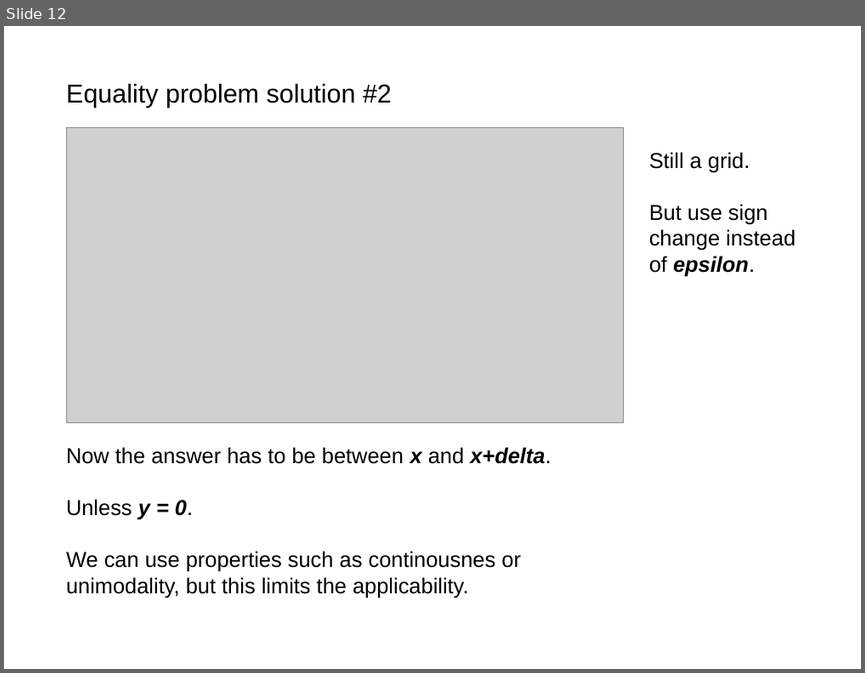
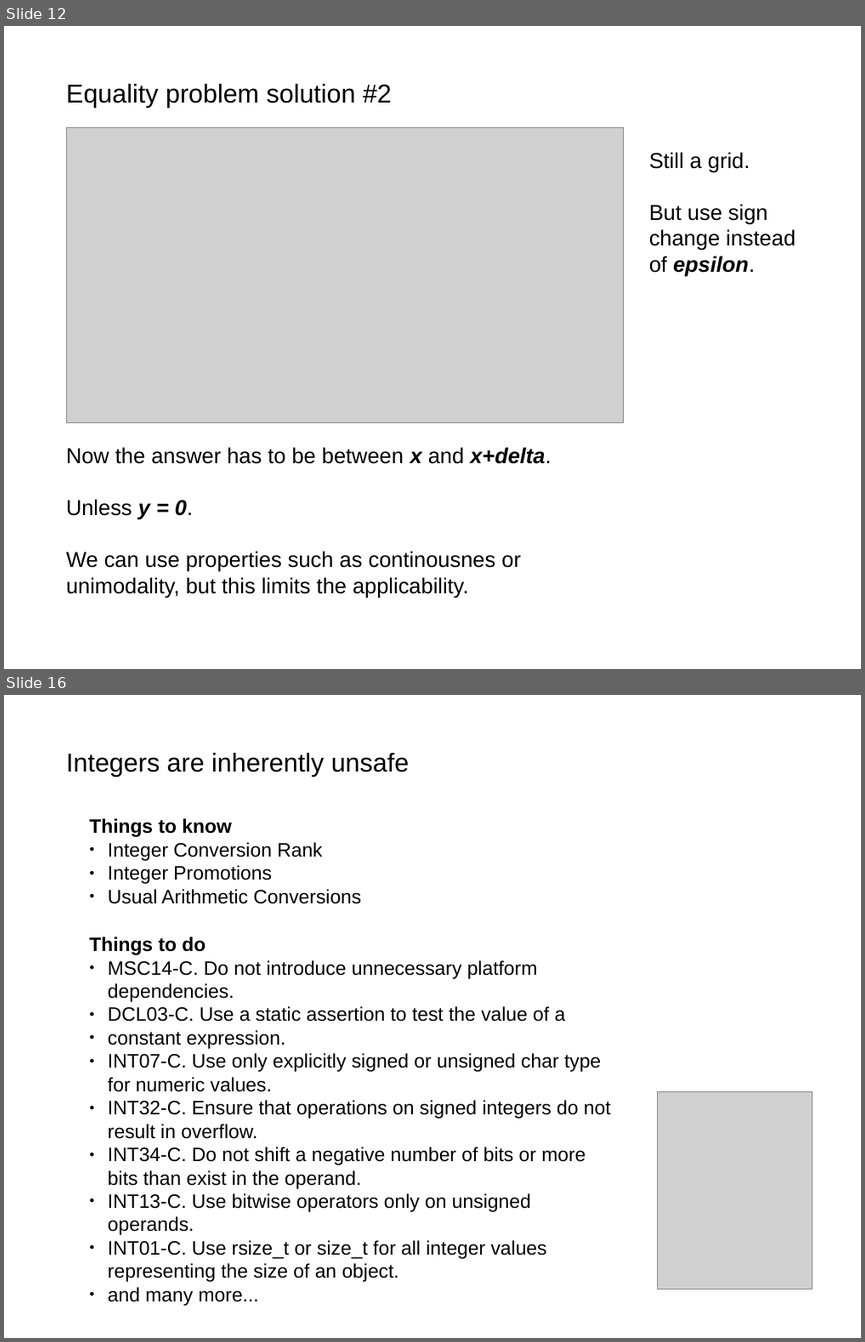
Before and after one commit to akalenuk/floating-point-experiments, a slide deck: floating.odp. Shown one above the other, each under a label of ours: slide 12 before the commit, slides 12 and 16 after it; the slides between them are not shown. The pictures are 865x673 and 865x1342 pixels, drawn with LibreOffice and Linux fonts; fonts in the diff are those of the drawing; grey boxes stand for pictures. Boxes give left, top, right and bottom in pixels: in the first picture for what was removed or moved away, otherwise in the second. Text is boxed around its words. In the diff, an @@ line names an element or a change of style, - is before the commit and + after.

```diff
--- a/floating.odp
+++ b/floating.odp
@@ slide 16 added at bbox=[4, 695, 861, 1338], background #FFFFFF @@
@@ text added at bbox=[66, 753, 409, 776], 24 pt, text #000000 @@
+Integers are inherently unsafe
@@ text added at bbox=[89, 818, 361, 904], 18 pt, text #000000 @@
+Things to know
+● Integer Conversion Rank
+● Integer Promotions
+● Usual Arithmetic Conversions
@@ text added at bbox=[89, 936, 611, 1305], 18 pt, text #000000 @@
+Things to do
+● MSC14-C. Do not introduce unnecessary platform dependencies.
+● DCL03-C. Use a static assertion to test the value of a
+● constant expression.
+● INT07-C. Use only explicitly signed or unsigned char type for numeric values.
+● INT32-C. Ensure that operations on signed integers do not result in overflow.
+● INT34-C. Do not shift a negative number of bits or more bits than exist in the operand.
+● INT13-C. Use bitwise operators only on unsigned operands.
+● INT01-C. Use rsize_t or size_t for all integer values representing the size of an object.
+● and many more...
@@ picture added at bbox=[658, 1091, 812, 1289] @@
```
Also in this commit, not shown: 3 slides changed, 2 other slides added, 5 slides removed.
